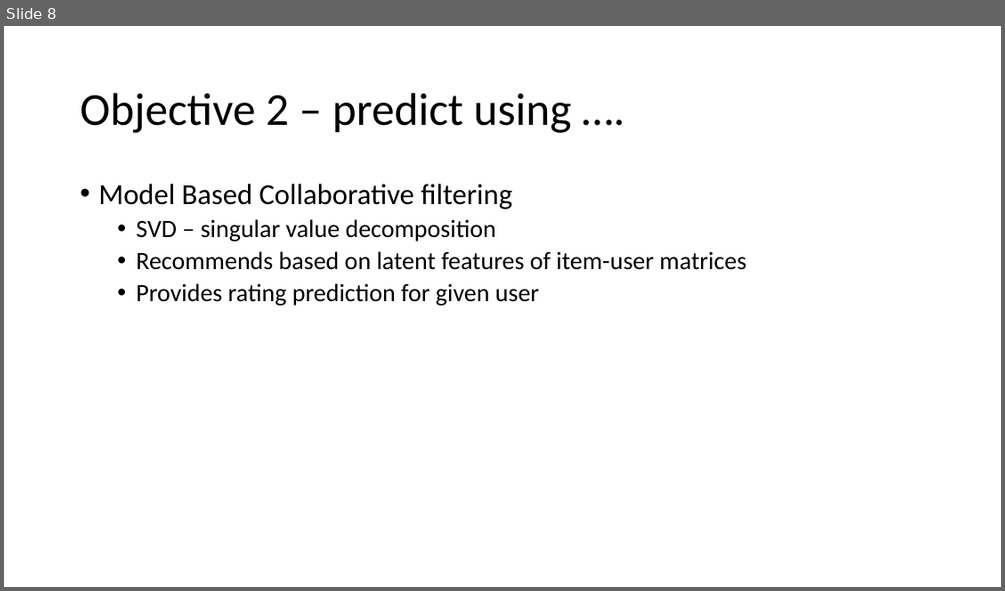
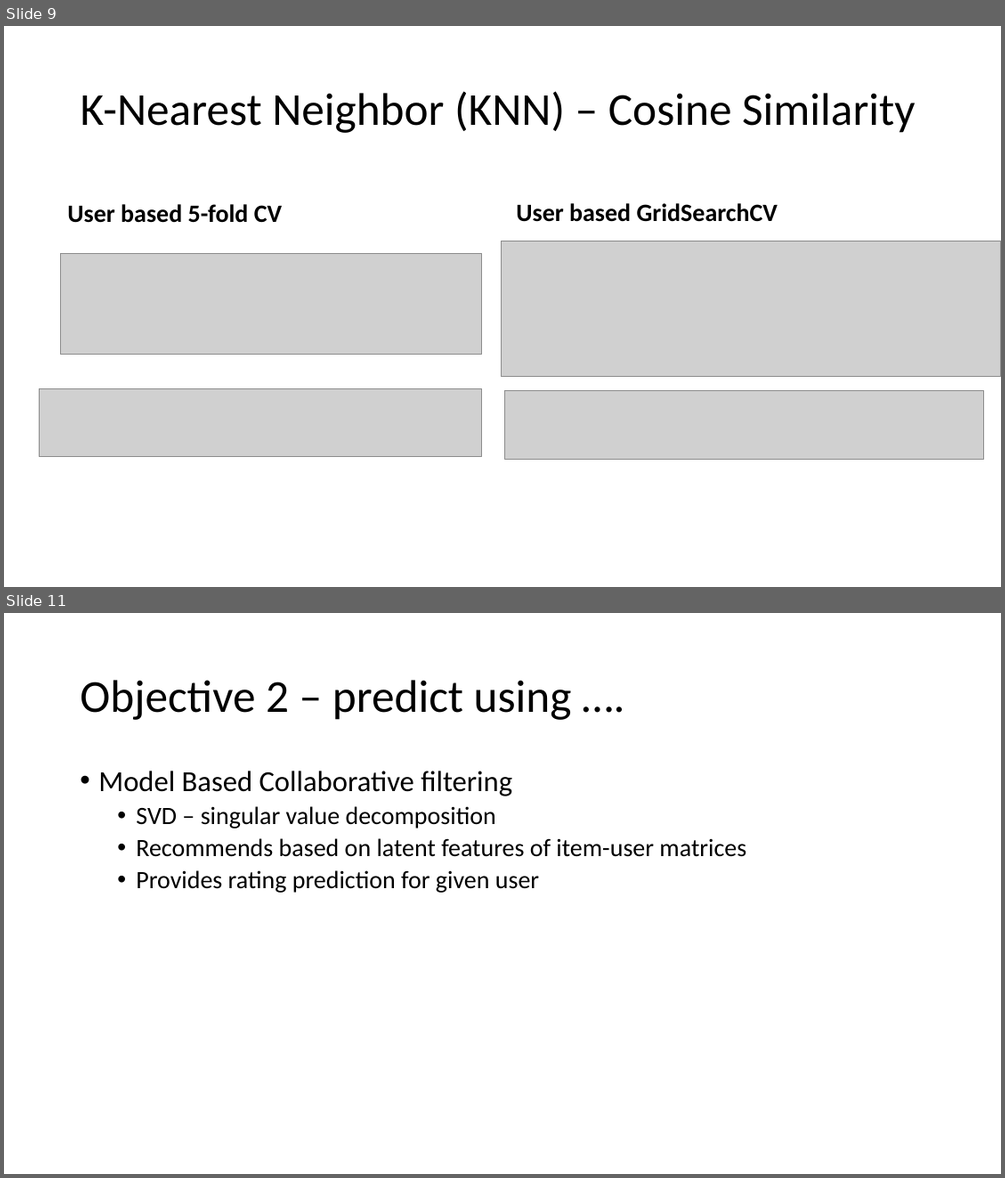
Before and after one commit to deejayrusso/Movie-Recommendation-System, a slide deck: Data Mining Project.pptx. Shown one above the other, each under a label of ours: slide 8 before the commit, slides 9 and 11 after it; the slides between them are not shown. The pictures are 1005x591 and 1005x1178 pixels, drawn with LibreOffice and Linux fonts; fonts in the diff are those of the drawing; grey boxes stand for pictures. Boxes give left, top, right and bottom in pixels: in the first picture for what was removed or moved away, otherwise in the second. Text is boxed around its words. In the diff, an @@ line names an element or a change of style, - is before the commit and + after.

```diff
--- a/Data Mining Project.pptx
+++ b/Data Mining Project.pptx
@@ slide 9 added at [4,26,1001,587], background #FFFFFF @@
@@ title added at [81,91,914,133], 44 pt, text #000000 @@
+K-Nearest Neighbor (KNN) – Cosine Similarity
@@ text added at [67,204,282,223], 24 pt, text #000000, bold @@
+User based 5-fold CV
@@ text added at [516,203,777,222], 24 pt, text #000000, bold @@
+User based GridSearchCV
@@ picture added at [60,253,482,354] @@
@@ picture added at [502,240,1001,377] @@
@@ picture added at [39,389,482,457] @@
@@ picture added at [505,390,984,459] @@
@@ what was slide 8 is now slide 11 @@
```
Also in this commit, not shown: 4 slides changed, 7 other slides added, 2 slides removed, 1 other file.
